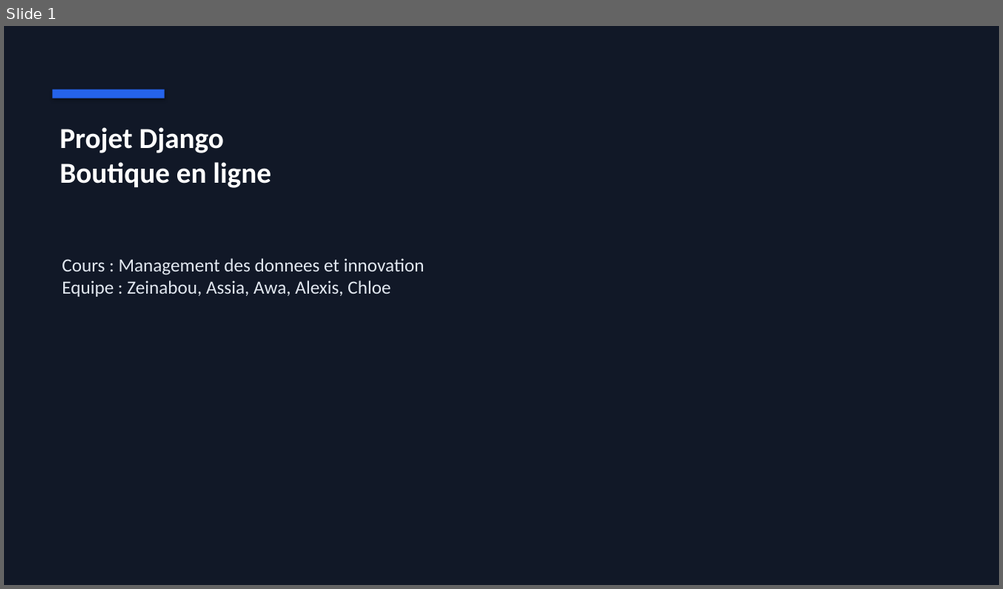
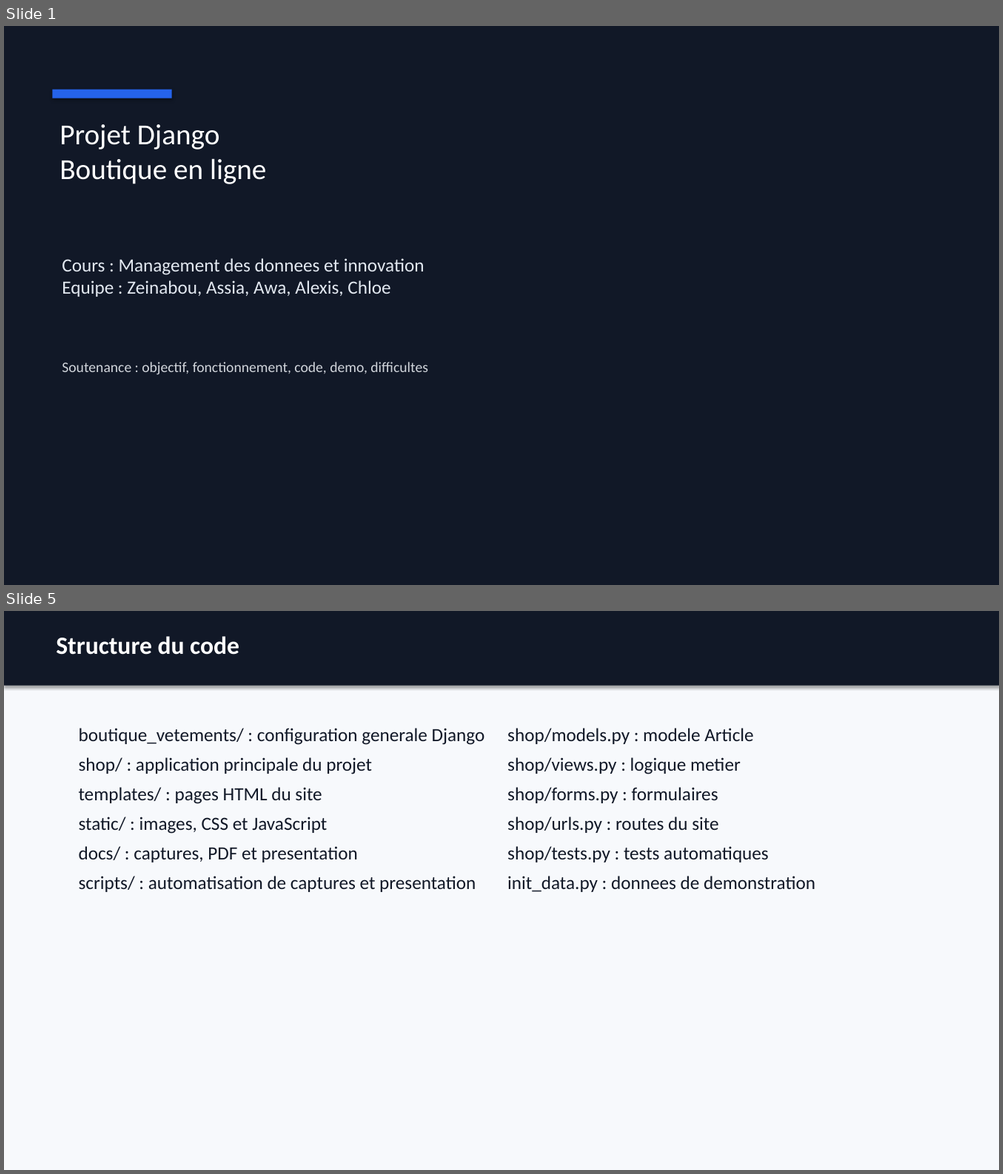
Before and after one commit to Djakumani/Projet-Python-Boutique, a slide deck: docs/presentation_soutenance_boutique.pptx. Shown one above the other, each under a label of ours: slide 1 before the commit, slides 1 and 5 after it; the slides between them are not shown. The pictures are 1003x589 and 1003x1174 pixels, drawn with LibreOffice and Linux fonts; fonts in the diff are those of the drawing. Boxes give left, top, right and bottom in pixels: in the first picture for what was removed or moved away, otherwise in the second. Text is boxed around its words. In the diff, an @@ line names an element or a change of style, - is before the commit and + after.

Commit message:
Expand soutenance materials and update women images

```diff
--- a/docs/presentation_soutenance_boutique.pptx
+++ b/docs/presentation_soutenance_boutique.pptx
@@ slide 5 added at (4, 611, 999, 1170), background #F7F9FC @@
@@ rectangle added at (4, 611, 999, 686), fill #111827 @@
@@ text added at (56, 636, 239, 655), 24 pt, text #FFFFFF, bold @@
+Structure du code
@@ text added at (79, 728, 485, 892), 18 pt, text #111827 @@
+boutique_vetements/ : configuration generale Django
+shop/ : application principale du projet
+templates/ : pages HTML du site
+static/ : images, CSS et JavaScript
+docs/ : captures, PDF et presentation
+scripts/ : automatisation de captures et presentation
@@ text added at (507, 728, 815, 892), 18 pt, text #111827 @@
+shop/models.py : modele Article
+shop/views.py : logique metier
+shop/forms.py : formulaires
+shop/urls.py : routes du site
+shop/tests.py : tests automatiques
+init_data.py : donnees de demonstration
@@ slide 1 changed as well @@
@@ rectangle: place and size @@
-rectangle at (53, 90, 165, 99)
+rectangle at (53, 90, 172, 99)
@@ text "Projet Django Boutique en ligne" at (60, 124, 266, 184): bold off @@
@@ text added at (62, 362, 428, 375), 14 pt, text #D1D5DB @@
+Soutenance : objectif, fonctionnement, code, demo, difficultes
```
Also in this commit, not shown: 4 other slides changed, 7 other slides added, 2 slides removed, 5 other files.
